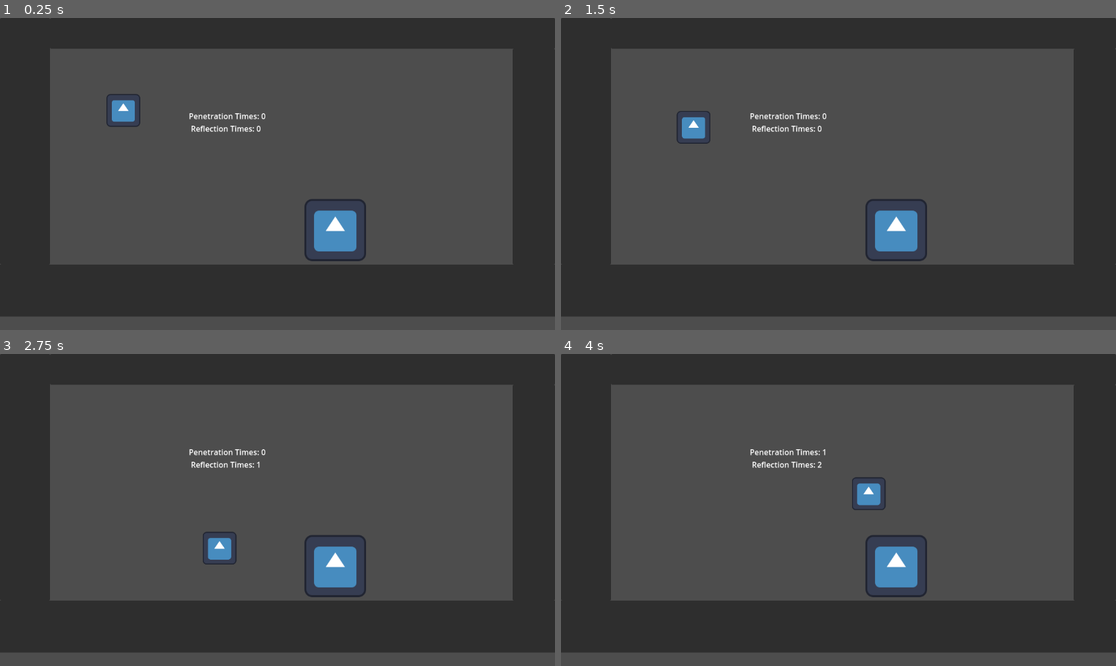
Above: before the commit, frames 1-4 (two rows, left to right).
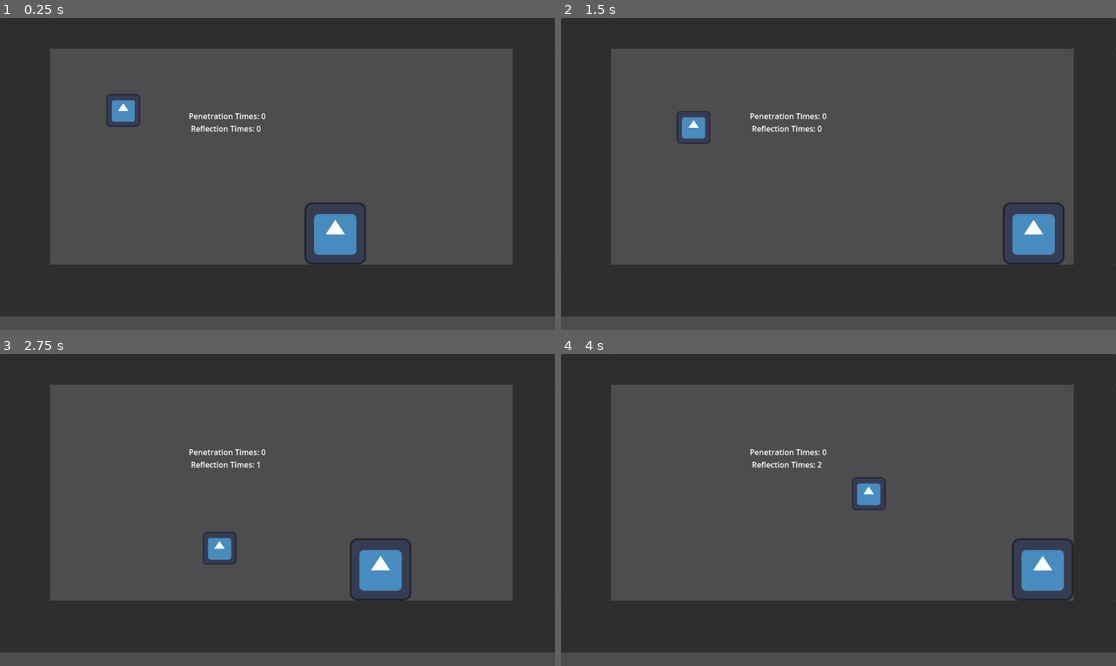
Above: after the commit, the same moments.

Repository: SwordofMorning/KatanaMaySurvive
Game: Godot game, scene res://world.tscn
Same seed, same stepped clock (60 frames per second), same inputs: the game is played once before the commit and once after it. The engine's default icon, where the game draws it, is replaced by a stand-in: a white triangle on a blue panel in a dark square.
Inputs (mouse positions are in pixels of both pictures, inside the frame that each line leads up to):
- Up to frame 1 (0.25 s): no input
- Up to frame 2 (1.5 s): tap Enter (ui_accept) at 0.5, 0.6, 0.77, 1.07 s; move the mouse to (960, 158) at 0.52 s; hold D (Move_Right) from 0.53 s (still down); move the mouse to (727, 189) at 1.27 s; click (727, 189) at 1.35 s
- Up to frame 3 (2.75 s): tap Enter (ui_accept) at 1.52, 1.55, 1.82, 2.1 s; move the mouse to (333, 441) at 2.02 s; release D (Move_Right) at 2.03 s; hold A (Move_Left) from 2.03 s (still down)
- Up to frame 4 (4 s): move the mouse to (810, 572) at 2.77 s; release A (Move_Left) at 2.78 s; hold D (Move_Right) from 2.78 s (still down); click (810, 572) at 2.85 s; tap Enter (ui_accept) at 3.02, 3.05, 3.32, 3.6, 3.77 s; move the mouse to (1005, 556) at 3.52 s

The runs differ from the first frame. In frame 1, 0.5% of the frame differs, in the area x 54-66%, y 58-80%; in frame 2, 2.5%; in frame 3, 2.4%; in frame 4, 2.6%, in the area x 47-93%, y 30-80%.

Commit message:
Feat: New Collision Layer.
Try to set use Collision Layer to imp bullet penetration and character2D's physics.

Diff:
--- a/Concept_Design/Function_Verification/Bullet_Penetration/enemy.gd
+++ b/Concept_Design/Function_Verification/Bullet_Penetration/enemy.gd
@@ -8,6 +8,23 @@
 
 
 func _physics_process(delta):
+	if not is_on_floor():
+		velocity.y += gravity * delta
+
+	if Input.is_action_just_pressed("ui_accept") and is_on_floor():
+		velocity.y = JUMP_VELOCITY
+
+	var direction = 0
+
+	if Input.is_action_pressed("Move_Left"):
+		direction = -1
+	elif Input.is_action_pressed("Move_Right"):
+		direction = 1
+
+	if direction:
+		velocity.x = direction * SPEED
+	else:
+		velocity.x = move_toward(velocity.x, 0, SPEED)
 
 	move_and_slide()
 
--- a/Concept_Design/Function_Verification/Bullet_Penetration/enemy.tscn
+++ b/Concept_Design/Function_Verification/Bullet_Penetration/enemy.tscn
@@ -15,11 +15,13 @@
 }]
 
 [sub_resource type="RectangleShape2D" id="RectangleShape2D_gpaox"]
-size = Vector2(129, 128)
+size = Vector2(137, 135)
 
 [sub_resource type="RectangleShape2D" id="RectangleShape2D_kcrou"]
+size = Vector2(128, 128)
 
 [node name="Enemy" type="CharacterBody2D"]
+collision_layer = 4
 script = ExtResource("1_j6flb")
 
 [node name="AnimatedSprite2D" type="AnimatedSprite2D" parent="."]
@@ -28,14 +30,16 @@
 sprite_frames = SubResource("SpriteFrames_21pqt")
 
 [node name="Area2D" type="Area2D" parent="."]
+collision_layer = 4
+collision_mask = 2
 
 [node name="CollisionShape2D" type="CollisionShape2D" parent="Area2D"]
-position = Vector2(0.5, 0)
+position = Vector2(0.5, 0.5)
 shape = SubResource("RectangleShape2D_gpaox")
 
 [node name="CollisionShape2D" type="CollisionShape2D" parent="."]
+position = Vector2(0, 1)
 shape = SubResource("RectangleShape2D_kcrou")
-disabled = true
 
 [connection signal="body_entered" from="Area2D" to="." method="_on_area_2d_body_entered"]
 [connection signal="body_exited" from="Area2D" to="." method="_on_area_2d_body_exited"]
--- a/Concept_Design/Function_Verification/Bullet_Penetration/player.tscn
+++ b/Concept_Design/Function_Verification/Bullet_Penetration/player.tscn
@@ -18,6 +18,7 @@
 size = Vector2(70, 68)
 
 [node name="Player" type="CharacterBody2D"]
+collision_layer = 2
 script = ExtResource("1_meb6x")
 
 [node name="AnimatedSprite2D" type="AnimatedSprite2D" parent="."]
--- a/Concept_Design/Function_Verification/Bullet_Penetration/project.godot
+++ b/Concept_Design/Function_Verification/Bullet_Penetration/project.godot
@@ -41,3 +41,9 @@
 "events": [Object(InputEventMouseButton,"resource_local_to_scene":false,"resource_name":"","device":-1,"window_id":0,"a …(258 unchanged characters)…
 ]
 }
+
+[layer_names]
+
+2d_physics/layer_1="Wall"
+2d_physics/layer_2="Player"
+2d_physics/layer_3="Enemy"
